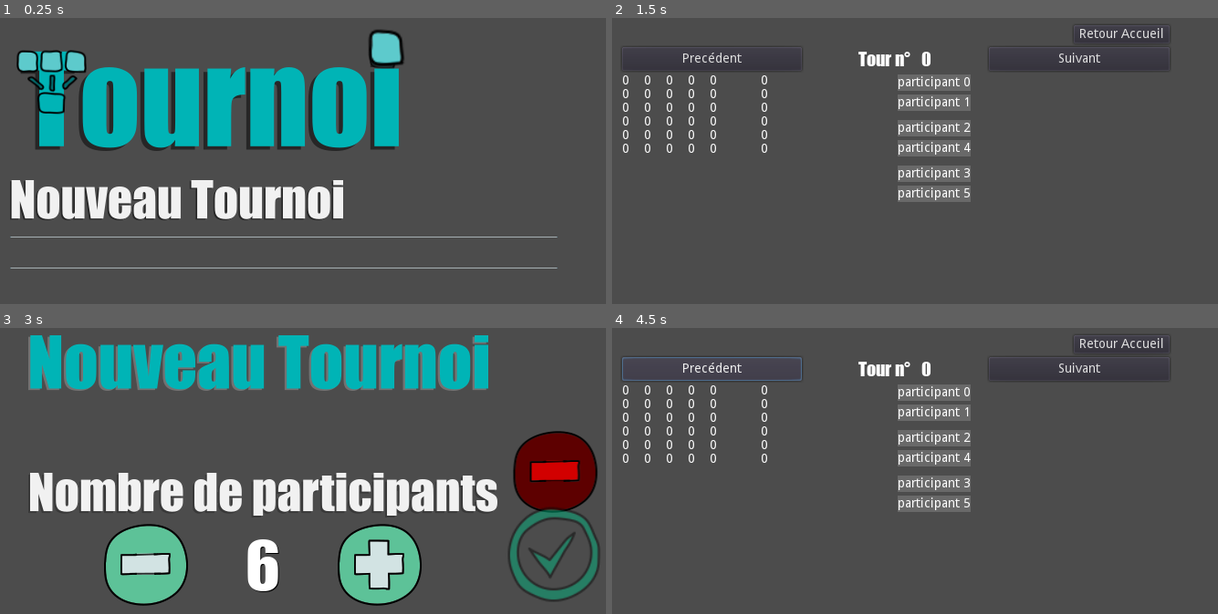
Above: before the commit, frames 1-4 (two rows, left to right).
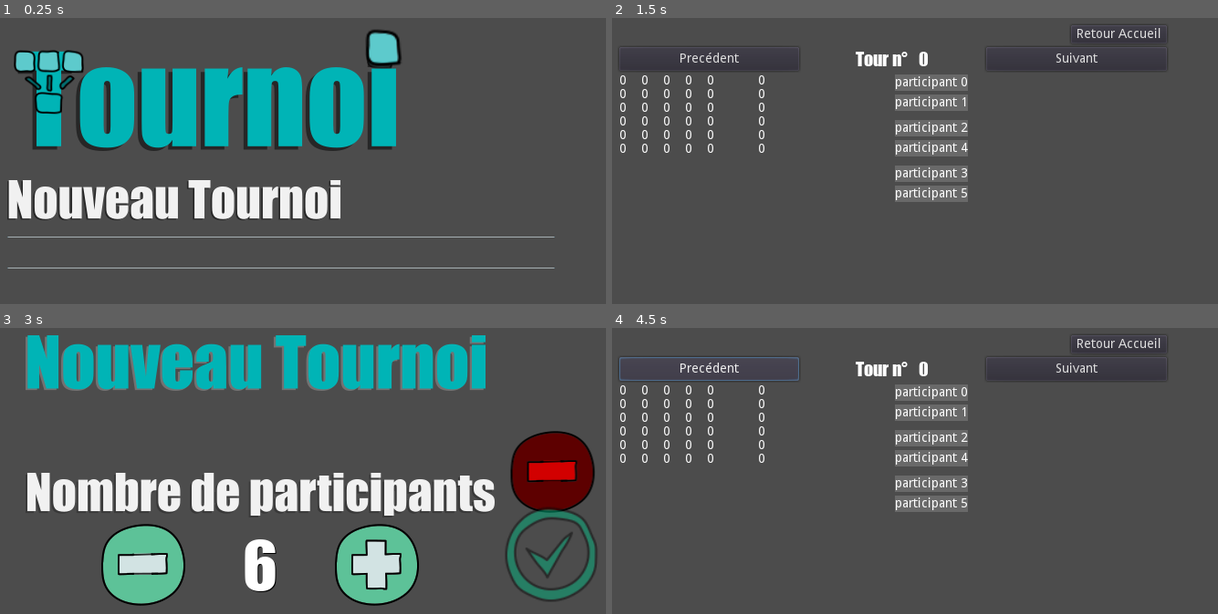
Above: after the commit, the same moments.

Repository: Pskalou/tournoi
Game: Godot game, scene res://main.tscn
Same seed, same stepped clock (60 frames per second), same inputs: the game is played once before the commit and once after it.
Inputs (mouse positions are in pixels of both pictures, inside the frame that each line leads up to; where the layout moved, square brackets give the same spot in the first picture):
- Up to frame 1 (0.25 s): no input
- Up to frame 2 (1.5 s): click (787, 201) at 0.5 s; click (1163, 243) [1169, 243] at 1.25 s
- Up to frame 3 (3 s): click "Retour Accueil" at 2 s; click (175, 511) at 2.75 s
- Up to frame 4 (4.5 s): click (1163, 553) [1169, 553] at 3.5 s; click "Precédent" at 4.25 s

The runs differ from the first frame. In frame 1, 8.0% of the frame differs, in the area x 1-93%, y 4-88%; in frame 2, 3.7%; in frame 3, 12%, in the area x 4-99%, y 2-98%; in frame 4, 3.7%.

Commit message:
nouveaux exports

Diff:
--- a/source/pascal/main.tscn
+++ b/source/pascal/main.tscn
@@ -5,6 +5,8 @@
 [node name="Main" type="MarginContainer"]
 anchor_right = 1.0
 anchor_bottom = 1.0
+margin_left = -2.84998
+margin_right = -2.84998
 custom_constants/margin_right = 60
 custom_constants/margin_top = 60
 custom_constants/margin_left = 60
Not shown, changed: source/pascal/exports/android/Tournois_android.apk
Not shown, changed: source/pascal/exports/html/Tournoi_html5.js
Not shown, changed: source/pascal/exports/html/Tournoi_html5.pck
Not shown, changed: source/pascal/exports/html/Tournoi_html5.wasm
Not shown, changed: source/pascal/exports/linux/Tournoi_linux.pck
Not shown, changed: source/pascal/exports/mac_osx/Tournois_mac_osx.zip
Not shown, changed: source/pascal/exports/windows/Tournoi_win.pck
Not shown, changed: source/pascal/exports/windows_universal/Tournoi_win_universal.appx
